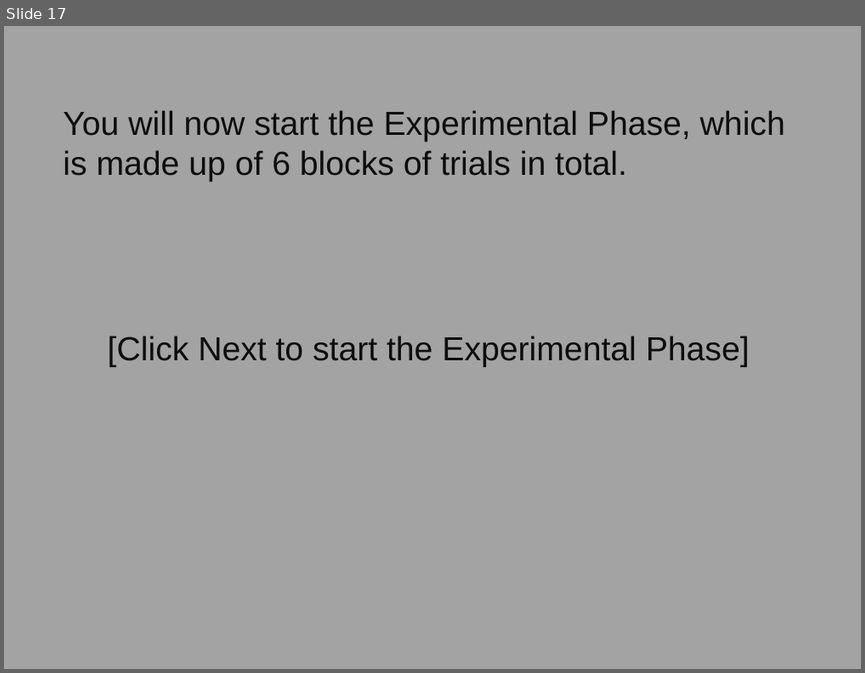
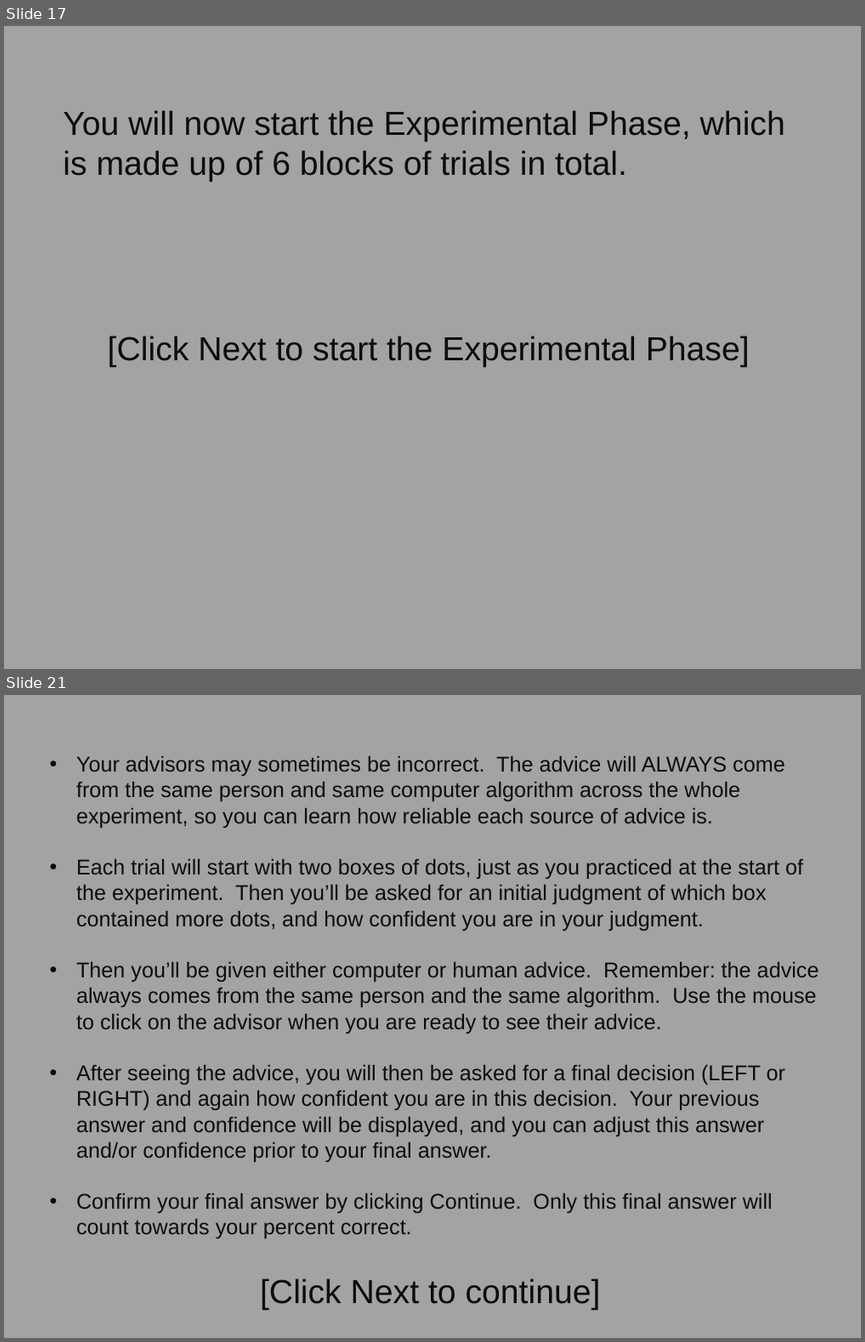
Before and after one commit to raj925/raj925.github.io, a slide deck: AdvisorChoice/instructions/Experiment 1a Instructions.pptx. Shown one above the other, each under a label of ours: slide 17 before the commit, slides 17 and 21 after it; the slides between them are not shown. The pictures are 865x673 and 865x1342 pixels, drawn with LibreOffice and Linux fonts; fonts in the diff are those of the drawing. Boxes give left, top, right and bottom in pixels: in the first picture for what was removed or moved away, otherwise in the second. Text is boxed around its words. In the diff, an @@ line names an element or a change of style, - is before the commit and + after.

Commit message:
Age Check, Instructions and Index Changes
- Chnaged age check to remove the upper age limit.
- Instructions updated to accomodate block 4 trials (and removed some errors)
- Index Html changed for presentation purposes.
- Added a thank you page at the end of the study.

```diff
--- a/AdvisorChoice/instructions/Experiment 1a Instructions.pptx
+++ b/AdvisorChoice/instructions/Experiment 1a Instructions.pptx
@@ slide 21 added at (4, 695, 861, 1338), background #A3A3A3 @@
@@ text added at (76, 756, 819, 1238), 18 pt, text #0D0D0D @@
+• Your advisors may sometimes be incorrect. The advice will ALWAYS come from the same person and same computer algorithm across the whole experiment, so you can learn how reliable each source of advice is.
+• Each trial will start with two boxes of dots, just as you practiced at the start of the experiment. Then you’ll be asked for an initial judgment of which box contained more dots, and how confident you are in your judgment.
+• Then you’ll be given either computer or human advice. Remember: the advice always comes from the same person and the same algorithm. Use the mouse to click on the advisor when you are ready to see their advice.
+• After seeing the advice, you will then be asked for a final decision (LEFT or RIGHT) and again how confident you are in this decision. Your previous answer and confidence will be displayed, and you can adjust this answer and/or confidence prior to your final answer.
+• Confirm your final answer by clicking Continue. Only this final answer will count towards your percent correct.
@@ text added at (260, 1278, 601, 1310), 28 pt, text #0D0D0D @@
+[Click Next to continue]
```
Also in this commit, not shown: 2 slides changed, 5 other slides added, 36 other files.
